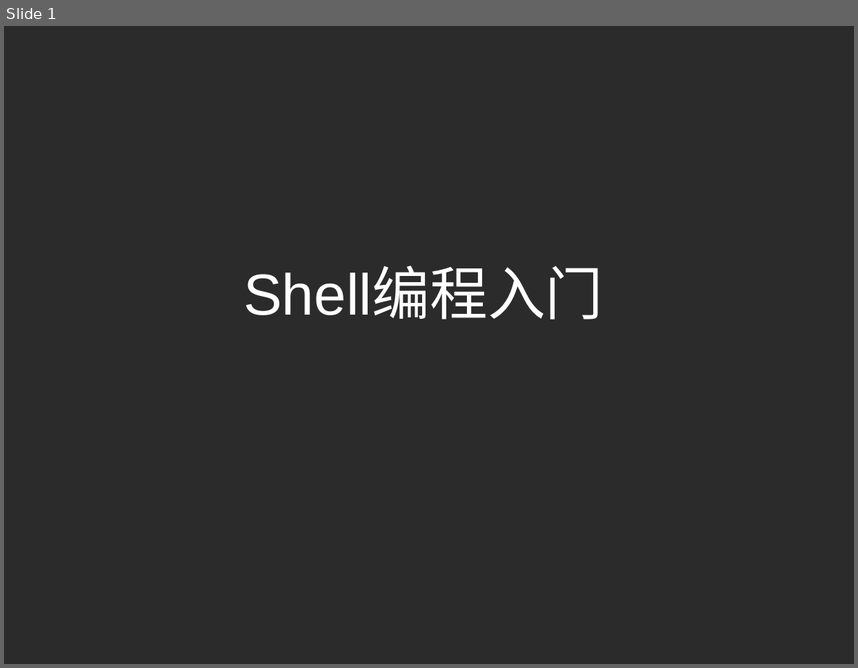
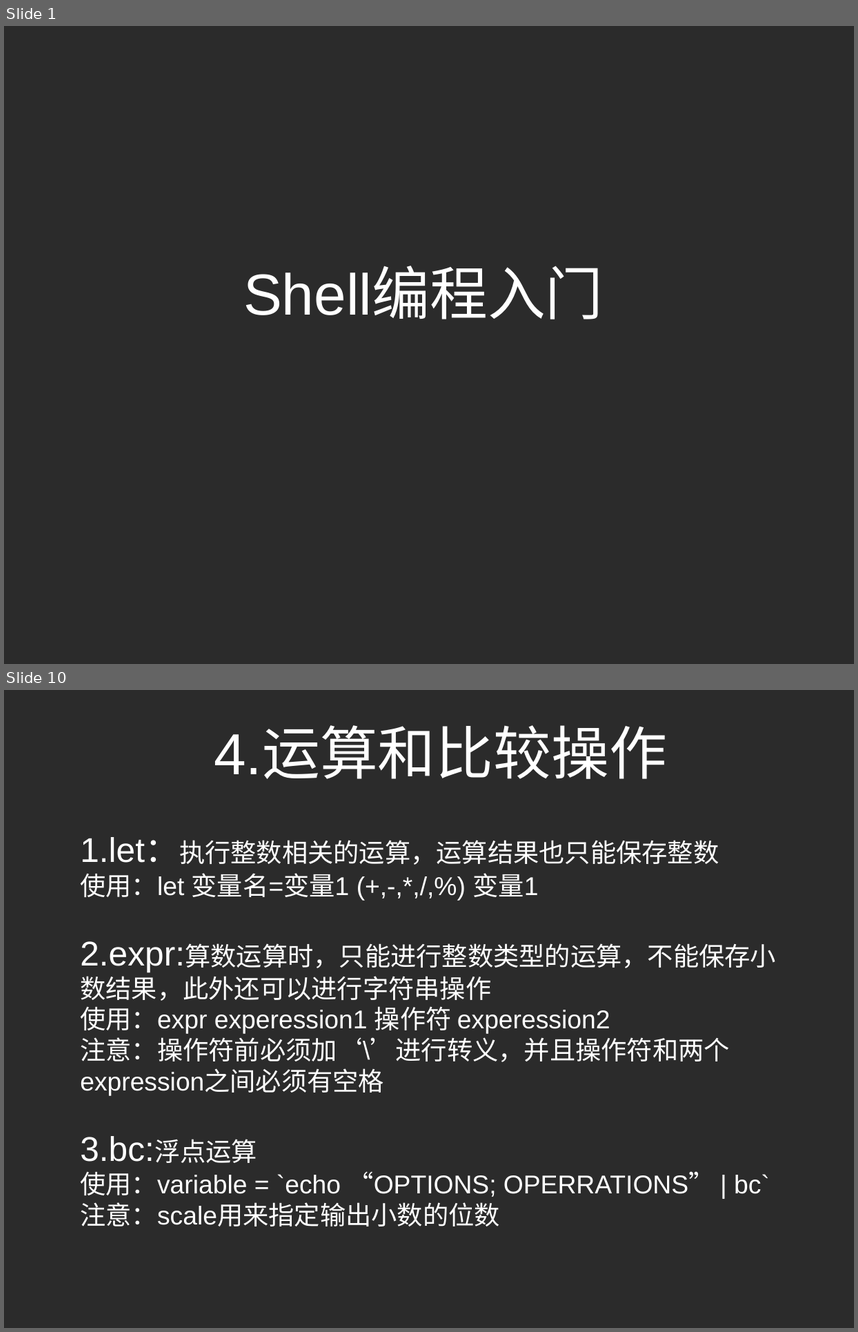
Before and after one commit to shuoshuren/shellDemo, a slide deck: shell编程入门.pptx. Shown one above the other, each under a label of ours: slide 1 before the commit, slides 1 and 10 after it; the slides between them are not shown. The pictures are 858x668 and 858x1332 pixels, drawn with LibreOffice and Linux fonts; fonts in the diff are those of the drawing; background and template pictures are left out; a plain dark background stands for a picture behind light text. Boxes give left, top, right and bottom in pixels: in the first picture for what was removed or moved away, otherwise in the second. Text is boxed around its words. In the diff, an @@ line names an element or a change of style, - is before the commit and + after.

```diff
--- a/shell编程入门.pptx
+++ b/shell编程入门.pptx
@@ slide 10 added at bbox=[4, 690, 854, 1328], background picture (left out) @@
@@ text added at bbox=[214, 728, 667, 779], 54 pt, text #FFFFFF @@
+4.运算和比较操作
@@ text added at bbox=[80, 837, 776, 1226], 24 pt, text #FFFFFF @@
+1.let：执行整数相关的运算，运算结果也只能保存整数
+使用：let 变量名=变量1 (+,-,*,/,%) 变量1
+2.expr:算数运算时，只能进行整数类型的运算，不能保存小数结果，此外还可以进行字符串操作
+使用：expr experession1 操作符 experession2
+注意：操作符前必须加‘\’进行转义，并且操作符和两个expression之间必须有空格
+3.bc:浮点运算
+使用：variable = `echo “OPTIONS; OPERRATIONS” | bc`
+注意：scale用来指定输出小数的位数
```
Also in this commit, not shown: 4 slides changed, 15 other slides added, 9 other files.
